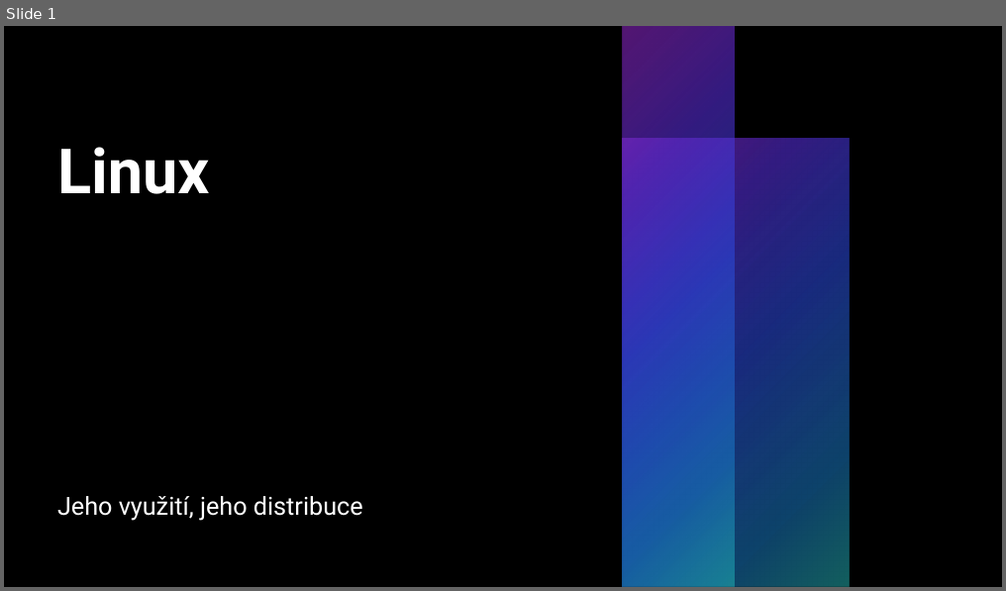
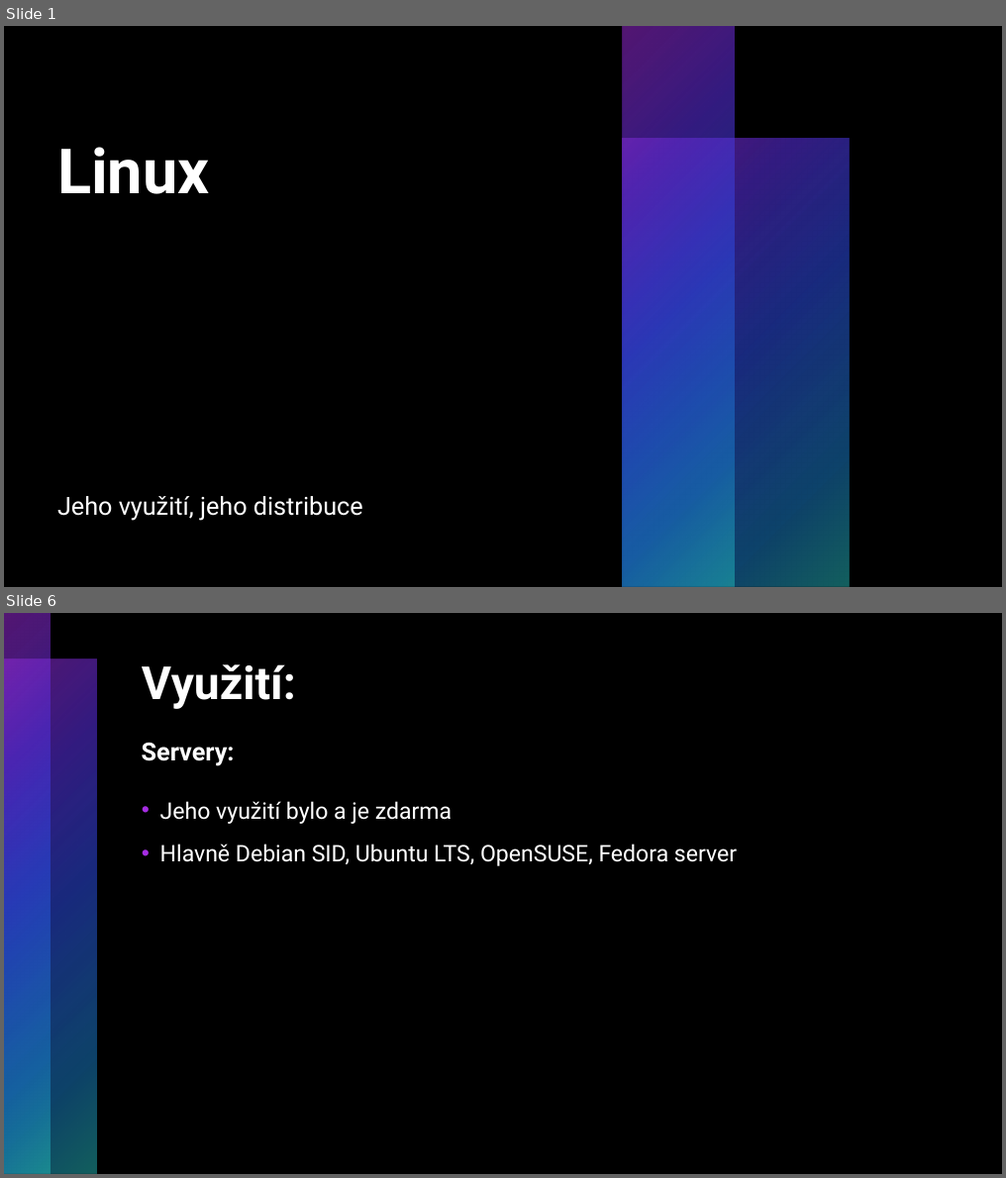
Before and after one commit to RadRoz12/Linux, a slide deck: Linux.pptx. Shown one above the other, each under a label of ours: slide 1 before the commit, slides 1 and 6 after it; the slides between them are not shown. The pictures are 1006x591 and 1006x1178 pixels, drawn with LibreOffice and Linux fonts; fonts in the diff are those of the drawing; background and template pictures are left out. Boxes give left, top, right and bottom in pixels: in the first picture for what was removed or moved away, otherwise in the second. Text is boxed around its words. In the diff, an @@ line names an element or a change of style, - is before the commit and + after.

Commit message:
Po přidání využití (zatím v průběhu)

```diff
--- a/Linux.pptx
+++ b/Linux.pptx
@@ slide 6 added at (x1=4, y1=613, x2=1002, y2=1174), background #000000 @@
@@ rectangle added at (x1=4, y1=613, x2=51, y2=1174), fill gradient #A62DE3 to #562DD5 to #2D4CE3 to #1B86D1 to #25BEBE @@
@@ rectangle added at (x1=4, y1=660, x2=97, y2=1174), fill gradient #A62DE3 to #562DD5 to #2D4CE3 to #1B86D1 to #25BEBE @@
@@ title added at (x1=142, y1=664, x2=296, y2=709), 44 pt, text #FFFFFF, bold @@
+Využití:
@@ text added at (x1=142, y1=743, x2=235, y2=766), 24 pt, text #FFFFFF, bold @@
+Servery:
@@ text added at (x1=160, y1=801, x2=737, y2=866), 22 pt, text #FFFFFF @@
+• Jeho využití bylo a je zdarma
+• Hlavně Debian SID, Ubuntu LTS, OpenSUSE, Fedora server
```
Also in this commit, not shown: 5 other slides added.
